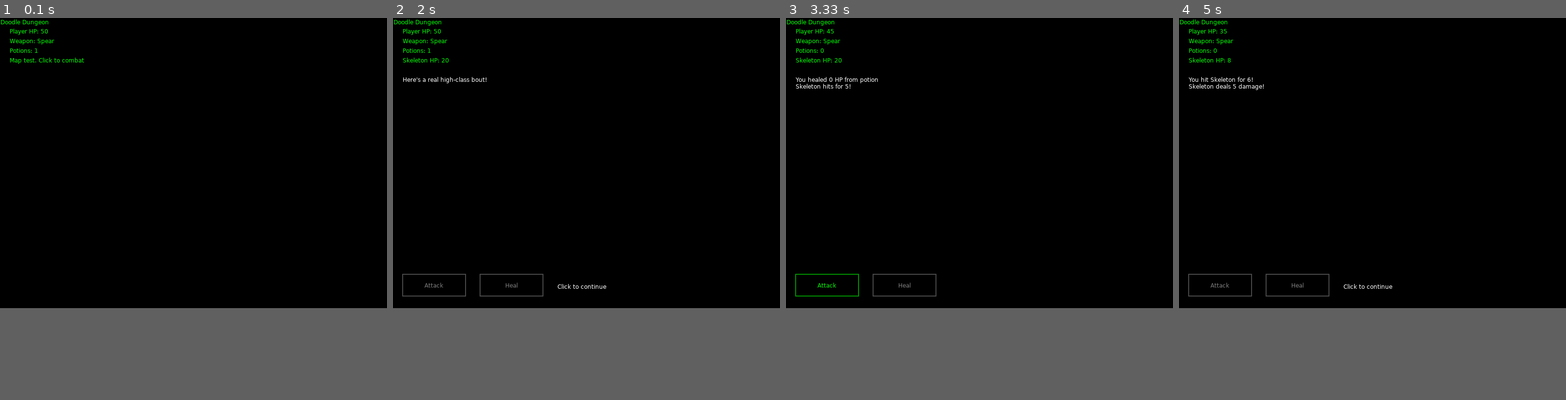
Above: before the commit, frames 1-4 (left to right).
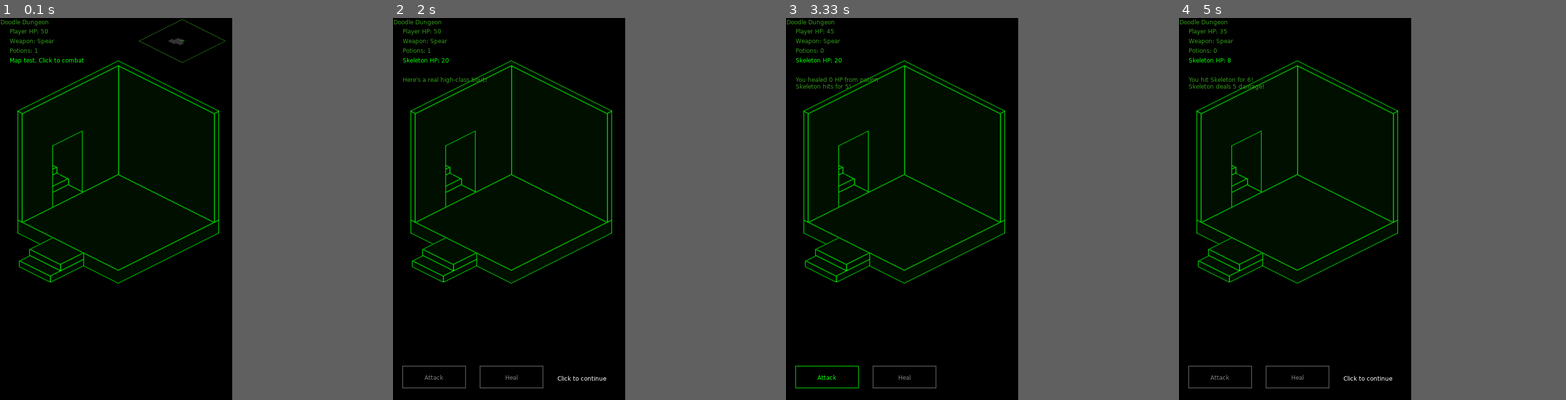
Above: after the commit, the same moments.

Repository: nitro-63/Doodle-Dungeon
Game: LÖVE game, started from main.lua
Same seed, same stepped clock (60 frames per second), same inputs: the game is played once before the commit and once after it.
Inputs:
- Up to frame 1 (0.1 s): no input
- Up to frame 2 (2 s): tap Enter at 0.33 s; hold Right 0.67-1.13 s; hold Up 1.17-1.63 s; click "Player HP: 50" at 1.72 s
- Up to frame 3 (3.33 s): click "Click to continue" at 2.05 s; click "Heal" at 2.38 s; click "Player HP: 45" at 2.72 s
- Up to frame 4 (5 s): click "Attack" at 3.55 s; click "Player HP: 40" at 3.88 s; click "Attack" at 4.72 s
In our replay, the window is 800x600 before the commit and 480x790 after it. These sizes can differ from the game's own. Grey fills any space a smaller window leaves; there, only what the larger window draws over its background counts as a difference.

The runs differ from the first frame. In frame 1, 2.3% of the frame differs, in the area x 0-59%, y 0-70%; in frame 2, 2.9%; in frame 3, 2.9%; in frame 4, 3.0%, in the area x 0-57%, y 0-97%.

Commit message:
roomnav update

Diff:
--- /dev/null
+++ b/Scripts/dungeon.lua
@@ -0,0 +1,70 @@
+local DungeonRoom = require("scripts.dungeonroom")
+
+local Dungeon = {}
+Dungeon.size = 21
+Dungeon.grid = {}
+
+function Dungeon.init()
+	Dungeon.grid = {}
+	for x = 1, Dungeon.size do
+		Dungeon.grid[x] = {}
+		for y = 1, Dungeon.size do
+			Dungeon.grid[x][y] = nil
+		end
+	end
+end
+
+function Dungeon.getRoom(x,y)
+	if x >= 1 and x <= Dungeon.size and y >= 1 and y <= Dungeon.size then
+		return Dungeon.grid[x][y]
+	end
+	return nil
+end
+
+function Dungeon.generate(energy)
+	energy = energy or 20
+	Dungeon.init()
+
+	local startX, startY = 11, 11
+	Dungeon.grid[startX][startY] = DungeonRoom.new(startX, startY)
+
+	local currentPassRooms = { {x = startX, y = startY} }
+
+	local directions = {
+		{x = 0, y = -1},
+		{x = 0, y = 1},
+		{x = -1, y = 0},
+		{x = 1, y = 0}
+	}
+
+	-- Room generation algorithm made with the assistance of Gemini for fine-tuning
+	-- Todo: replace with an original algorithm
+	for i = 1, energy do
+        local nextPassRooms = {}
+        for roomIndex, roomPos in ipairs(currentPassRooms) do
+            local validNeighbors = {}
+            for directionIndex, dir in ipairs(directions) do
+                local nx, ny = roomPos.x + dir.x, roomPos.y + dir.y
+
+                if nx >= 1 and nx <= Dungeon.size and ny >= 1 and ny <= Dungeon.size then
+                    if Dungeon.grid[nx][ny] == nil then
+                        table.insert(validNeighbors, {x = nx, y = ny})
+                    end
+                end
+            end
+
+            if #validNeighbors > 0 then
+                local randomIndex = math.random(#validNeighbors)
+                local chosen = table.remove(validNeighbors, randomIndex)
+
+                Dungeon.grid[chosen.x][chosen.y] = DungeonRoom.new(chosen.x, chosen.y)
+                table.insert(nextPassRooms, {x = chosen.x, y = chosen.y})
+            end
+        end
+
+        if #nextPassRooms == 0 then break end
+        currentPassRooms = nextPassRooms
+    end
+end
+
+return Dungeon
--- /dev/null
+++ b/Scripts/dungeonroom.lua
@@ -0,0 +1,15 @@
+local DungeonRoom = {}
+DungeonRoom.__index = DungeonRoom
+
+function DungeonRoom.new(x,y)
+	local self = setmetatable({}, DungeonRoom)
+	self.x = x
+	self.y = y
+	return self
+end
+
+function DungeonRoom:getColor()
+	return 0.2, 0.2, 0.2
+end
+
+return DungeonRoom
--- /dev/null
+++ b/conf.lua
@@ -0,0 +1,5 @@
+function love.conf(t)
+    t.window.width = 480
+    t.window.height = 790
+    t.window.msaa = 0
+end
--- a/main.lua
+++ b/main.lua
@@ -1,6 +1,8 @@
 local Enemy = require("scripts.enemy")
 local Player = require("scripts.player")
 local Combat = require("scripts.combat")
+local Dungeon = require("scripts.dungeon")
+local DungeonRoom = require("scripts.dungeonroom")
 
 local tempMessage = "" --temporary message displayed to player
 local player   -- player table
@@ -9,6 +11,13 @@
 --game state. Theres "map" which is outside of battle, and "combat" which is inside battle
 local state = "map"
 local combatphase = "action"
+
+local tileSize = 6
+local gridOffsetX = 200
+local gridOffsetY = -50
+
+local roomOffsetX = 0
+local roomOffsetY = 80
 
 local attackbutton
 local healbutton
@@ -34,6 +43,7 @@
     love.graphics.setColor(1, 1, 1)
 end
 
+local playerPos = { x = 11, y = 11 }
 local function startCombat(enemyType)
     currentEnemy = Enemy.new(enemyType)
     tempMessage = "Here's a real high-class bout!"
@@ -43,12 +53,26 @@
 
 --this loads at boot (also for restarting)
 function love.load()
+    math.randomseed(os.time())
+    Dungeon.generate(20)
+
+    local startingRoom = Dungeon.getRoom(11, 11)
+    playerPos = { x = 11, y = 11 }
+
     player = Player.new()
     currentEnemy = nil
     tempMessage = ""
     state = "map"
     combatphase = "action"
     makeButtons()
+
+    roomSprite = love.graphics.newImage("Assets/RoomSprite.png")
+    doorUpperLeft = love.graphics.newImage("Assets/Door_UpperLeft.png")
+    doorUpperRight = love.graphics.newImage("Assets/Door_UpperRight.png")
+    doorLowerLeft = love.graphics.newImage("Assets/Door_LowerLeft.png")
+    doorLowerRight = love.graphics.newImage("Assets/Door_LowerRight.png")
+
+    love.graphics.setDefaultFilter("nearest", "nearest", 1)
 end
 
 --this is for any animations or timers later on
@@ -56,18 +80,72 @@
 end
 
 function love.draw()
+    --love.graphics.setColor(1, 1, 1)
     love.graphics.print("Doodle Dungeon", 1, 1)
     love.graphics.print("Player HP: " .. player.health, 20, 20)
     love.graphics.print("Weapon: " .. player.weapon.name, 20, 40)
     love.graphics.print("Potions: ".. player.potions, 20, 60)
     love.graphics.setColor(0, 150, 0)
 
+    love.graphics.draw(roomSprite, roomOffsetX, roomOffsetY, 0, 1.5, 1.5)
+
+    local roomUpperLeft = Dungeon.getRoom(playerPos.x - 1, playerPos.y)
+    local roomUpperRight = Dungeon.getRoom(playerPos.x, playerPos.y - 1)
+    local roomLowerLeft = Dungeon.getRoom(playerPos.x, playerPos.y + 1)
+    local roomLowerRight = Dungeon.getRoom(playerPos.x + 1, playerPos.y)
+
+    if roomUpperLeft then
+        love.graphics.draw(doorUpperLeft, roomOffsetX, roomOffsetY, 0, 1.5, 1.5)
+    end
+
+    if roomUpperRight then
+        love.graphics.draw(doorUpperRight, roomOffsetX, roomOffsetY, 0, 1.5, 1.5)
+    end
+
+    if roomLowerLeft then
+        love.graphics.draw(doorLowerLeft, roomOffsetX, roomOffsetY, 0, 1.5, 1.5)
+    end
+
+    if roomLowerRight then
+        love.graphics.draw(doorLowerRight, roomOffsetX, roomOffsetY, 0, 1.5, 1.5)
+    end
+
     if state == "map" then
         --for drawing map screen eventually
         love.graphics.print("Map test. Click to combat", 20, 80)
+
+        love.graphics.push()
+        love.graphics.translate(gridOffsetX, gridOffsetY)
+        love.graphics.scale(1.0, 0.5)
+        love.graphics.rotate(math.pi / 4)
+
+        love.graphics.setColor(0.2, 0.6, 0.1)
+        love.graphics.rectangle("line", gridOffsetX, gridOffsetY, Dungeon.size * tileSize, Dungeon.size *tileSize)
+
+        for x = 1, Dungeon.size do
+            for y = 1, Dungeon.size do
+                local room = Dungeon.getRoom(x, y)
+
+                if room then
+                    local rx = gridOffsetX + (x - 1) * tileSize
+                    local ry = gridOffsetY + (y - 1) * tileSize
+
+                    local r, g, b = room:getColor()
+                    love.graphics.setColor(r, g, b)
+
+                    love.graphics.rectangle("fill", rx, ry, tileSize, tileSize)
+
+                    if playerPos.x == x and playerPos.y == y then
+                        love.graphics.setColor(0.2, 0.6, 0.1)
+                        love.graphics.rectangle("line", rx - 1, ry - 1, tileSize, tileSize)
+                    end
+                end
+            end
+        end
+
+        love.graphics.pop()
     elseif state == "combat" then
         love.graphics.print(currentEnemy.name .. " HP: " .. currentEnemy.health, 20,80)
-
         local action = combatphase == "action"
         drawButton(attackbutton, action)
         drawButton(healbutton, action and player.potions > 0)
@@ -75,10 +153,34 @@
         if combatphase == "message" then
             love.graphics.print("Click to continue", 340, attackbutton.y + 18)
         end
-    end
-
+
+    elseif state == "gameover" then
+        love.graphics.print (tempMessage, 20, 120)
+    end
+
+    love.graphics.setColor(0.2, 0.6, 0.1)
     love.graphics.print (tempMessage, 20, 120)
-    love.graphics.setColor(0, 150, 0)
+end
+
+function love.keypressed(key)
+    local newX, newY = playerPos.x, playerPos.y
+
+    if state == "map" then
+        if key == "up" then
+            newY = newY - 1
+        elseif key == "down" then
+            newY = newY + 1
+        elseif key == "left" then
+            newX = newX - 1
+        elseif key == "right" then
+            newX = newX + 1
+        end
+
+        local targetRoom = Dungeon.getRoom(newX, newY)
+        if targetRoom then
+            playerPos.x, playerPos.y = newX, newY
+        end
+    end
 end
 
 function love.mousepressed(x, y, button)
@@ -86,7 +188,6 @@
     if state == "map" then
         --this is for clicking rooms, need to do. use "startCombat(room.enemy)" when entering room with enemy.
         startCombat(Enemy.RandomEnemy())--this is just a test fight, should get replaced eventually
-
     elseif state == "combat" then
         if combatphase == "action" then
             if inButton(attackbutton, x, y) then
@@ -106,7 +207,6 @@
                 combatphase = "action"
             end
         end
-
     elseif state == "gameover" then
         love.load()
     end
Renamed: Assets.png -> Assets/Assets.png
Renamed: AssetsScaled3x.png -> Assets/AssetsScaled3x.png
Binary file added: Assets/Door_LowerLeft.png
Binary file added: Assets/Door_LowerRight.png
Binary file added: Assets/Door_UpperLeft.png
Binary file added: Assets/Door_UpperRight.png
Binary file added: Assets/RoomSprite.png
